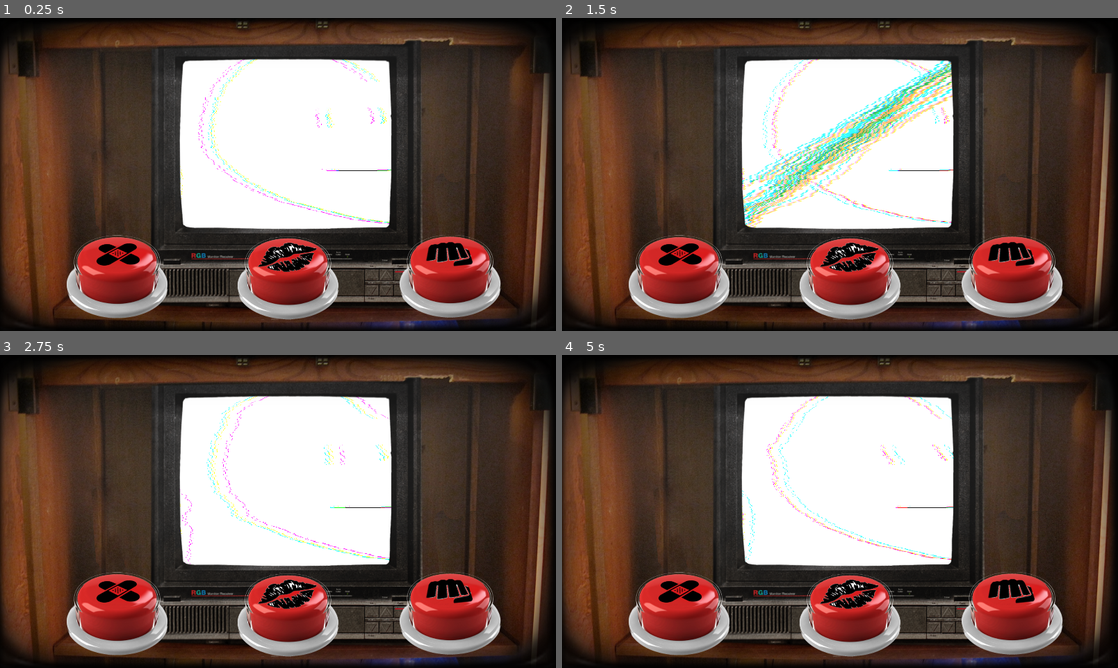
Above: before the commit, frames 1-4 (two rows, left to right).
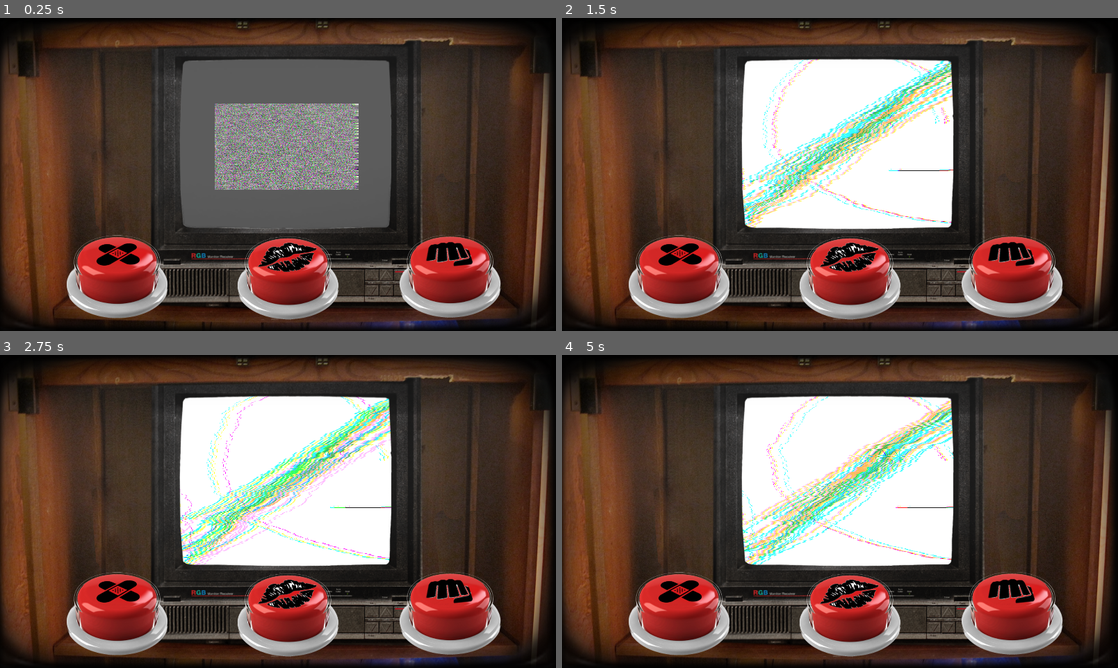
Above: after the commit, the same moments.

Repository: Rhevik/growup-mending
Game: Godot game, scene res://ui.tscn
Two runs of this game, one before a commit and one after it. Both use one fixed random seed, a clock stepped at 60 frames per second and the inputs below.
Inputs (mouse positions are in pixels of both pictures, inside the frame that each line leads up to):
- Up to frame 1 (0.25 s): no input
- Up to frame 2 (1.5 s): click (678, 277) at 0.5 s; click (851, 277) at 1.25 s
- Up to frame 3 (2.75 s): click (450, 611) at 2 s
- Up to frame 4 (5 s): click (678, 614) at 2.75 s; click (851, 614) at 3.5 s; click (1012, 611) at 4.25 s

The runs differ from the first frame. In frame 1, 20% of the frame differs, in the area x 32-71%, y 13-68%; in frame 2, nothing differs; in frame 3, 4.5%; in frame 4, 4.3%.

Commit message:
added in a static in between rounds

Diff:
--- a/FlexTaper/ChallengeDirector/challenge_director.gd
+++ b/FlexTaper/ChallengeDirector/challenge_director.gd
@@ -3,11 +3,12 @@
 
 @export var introTimer: Timer
 @export var challengeTimer: Timer
+@export var tvStatic: AudioStreamPlayer
 @export var introMusic: AudioStreamPlayer
 @export var successMusic: AudioStreamPlayer
 @export var failMusic: AudioStreamPlayer
 @export var tvSprite: AnimatedSprite2D
-@export var fixItImage: SpriteFrames
+@export var staticTv: SpriteFrames
 var challenge: Challenge
 var solution: Challenge.AcceptedSolutions
 
@@ -26,19 +27,23 @@
 	print("Intro")
 	introTimer = get_node("IntroTimer")
 	introTimer.start()
+	tvStatic.play();
 	introMusic.play()
+	tvSprite.sprite_frames = staticTv
+	await introTimer.timeout
+	tvStatic.stop();
 	tvSprite.sprite_frames = challenge.damagedImage
 
 func ChallengeOuttroSuccess():
 	successMusic.play();
 	tvSprite.sprite_frames = challenge.repairedImage
-	await get_tree().create_timer(2.0).timeout
+	await get_tree().create_timer(2.25).timeout
 
 func ChallengeOuttroFail():
 	failMusic.play();
 	tvSprite.sprite_frames = challenge.failedImage
 	print("Challenge Fail")
-	await get_tree().create_timer(2.0).timeout
+	await get_tree().create_timer(2.25).timeout
 	print("Challenge Fail End")
 
 func ChallengeGame() -> Challenge.AcceptedSolutions:
--- a/FlexTaper/ChallengeDirector/challenge_director.tscn
+++ b/FlexTaper/ChallengeDirector/challenge_director.tscn
@@ -1,10 +1,11 @@
-[gd_scene load_steps=7 format=3 uid="uid://cts82vqplkhxn"]
+[gd_scene load_steps=8 format=3 uid="uid://cts82vqplkhxn"]
 
 [ext_resource type="Script" uid="uid://cagflvtcnb2wr" path="res://ChallengeDirector/challenge_director.gd" id="1_valok"]
 [ext_resource type="AudioStream" uid="uid://dr857jjx2w7n4" path="res://Assets/Sound/FixIt.wav" id="2_nb0th"]
-[ext_resource type="Texture2D" uid="uid://dtymyxg4ccnn8" path="res://Tests/FixIt.png" id="2_ox2pi"]
+[ext_resource type="Texture2D" uid="uid://bixoysyu2x4oa" path="res://Assets/UI/tvstatic.png" id="2_ox2pi"]
 [ext_resource type="AudioStream" uid="uid://bj2o4d0ctu2h4" path="res://Assets/Sound/AwDangit.wav" id="3_ghvj2"]
 [ext_resource type="AudioStream" uid="uid://btktldulio5kn" path="res://Assets/Sound/Tremendous.wav" id="4_ox2pi"]
+[ext_resource type="AudioStream" uid="uid://pcibu880tqjc" path="res://Assets/Sound/tv-static-sound.mp3" id="6_nri7k"]
 
 [sub_resource type="SpriteFrames" id="SpriteFrames_nri7k"]
 animations = [{
@@ -17,16 +18,18 @@
 "speed": 5.0
 }]
 
-[node name="ChallengeDirector" type="Node" node_paths=PackedStringArray("introTimer", "challengeTimer", "introMusic", "successMusic", "failMusic")]
+[node name="ChallengeDirector" type="Node" node_paths=PackedStringArray("introTimer", "challengeTimer", "tvStatic", "introMusic", "successMusic", "failMusic")]
 script = ExtResource("1_valok")
 introTimer = NodePath("IntroTimer")
 challengeTimer = NodePath("ChallengeTimer")
+tvStatic = NodePath("Static")
 introMusic = NodePath("Fixit")
 successMusic = NodePath("Success")
 failMusic = NodePath("Fail")
-fixItImage = SubResource("SpriteFrames_nri7k")
+staticTv = SubResource("SpriteFrames_nri7k")
 
 [node name="IntroTimer" type="Timer" parent="."]
+wait_time = 0.25
 one_shot = true
 
 [node name="ChallengeTimer" type="Timer" parent="."]
@@ -41,3 +44,6 @@
 
 [node name="Success" type="AudioStreamPlayer" parent="."]
 stream = ExtResource("4_ox2pi")
+
+[node name="Static" type="AudioStreamPlayer" parent="."]
+stream = ExtResource("6_nri7k")
Not shown, added: FlexTaper/Assets/Sound/tv-static-sound.mp3.import
Binary file added: FlexTaper/Assets/UI/tvstatic.png
Not shown, added: FlexTaper/Assets/UI/tvstatic.png.import
Not shown, added: FlexTaper/Assets/Sound/tv-static-sound.mp3
